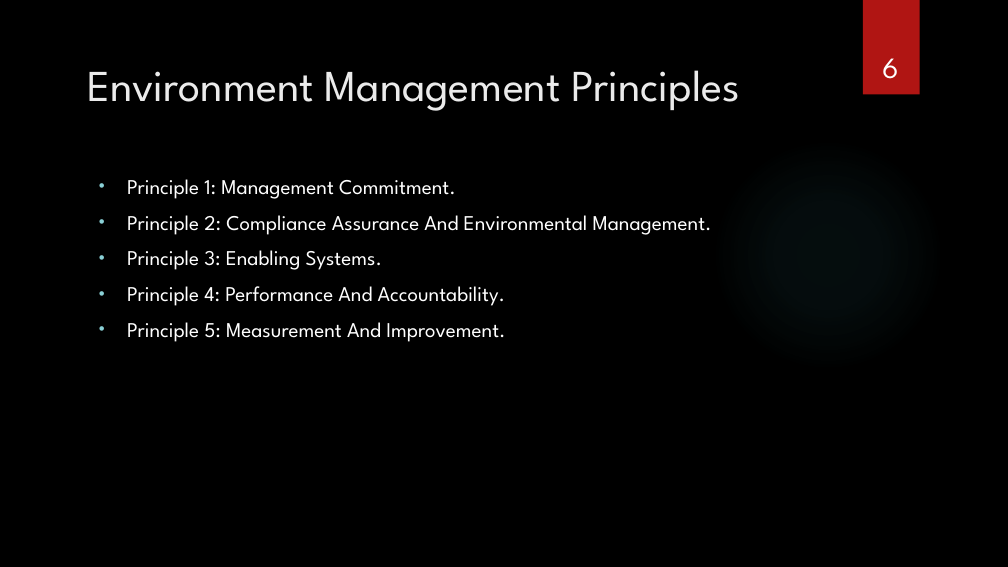
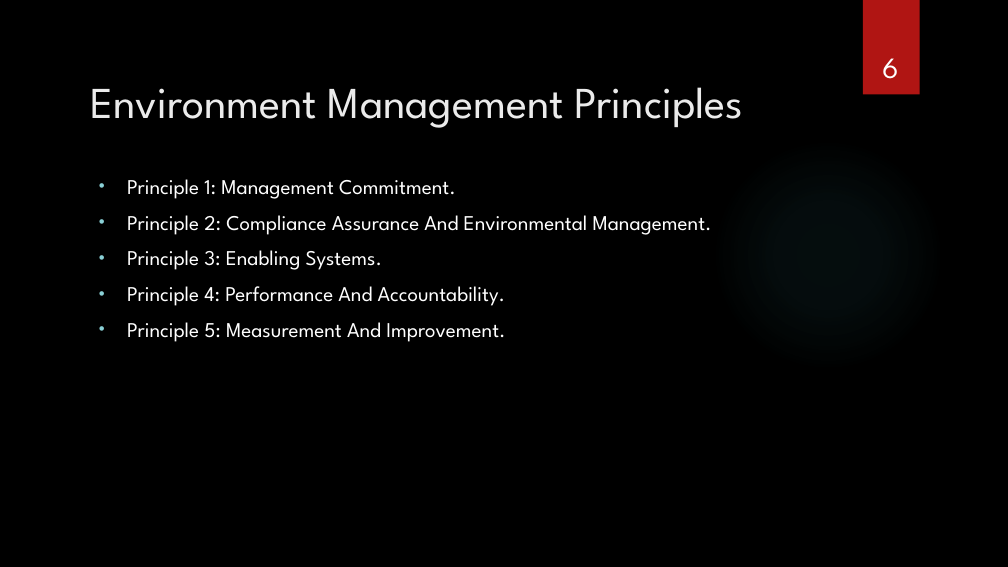
Before and after one commit to spaggiari65/present, a slide deck: slide 6 of Chapter12.pptx. Drawn at 1008x567 pixels with LibreOffice and Linux fonts; fonts in the diff are those of the drawing; background and template pictures are left out. Boxes give left, top, right and bottom in pixels: in the first picture for what was removed or moved away, otherwise in the second. Text is boxed around its words. In the diff, an @@ line names an element or a change of style, - is before the commit and + after.

```diff
--- a/Chapter12.pptx
+++ b/Chapter12.pptx
@@ title "Environment Management Principles": place and size @@
-title "Environment Management Principles" at box(87, 70, 741, 111)
+title "Environment Management Principles" at box(90, 87, 744, 128)
```
Also in this commit, not shown: 8 other slides changed, 4 slides added.
